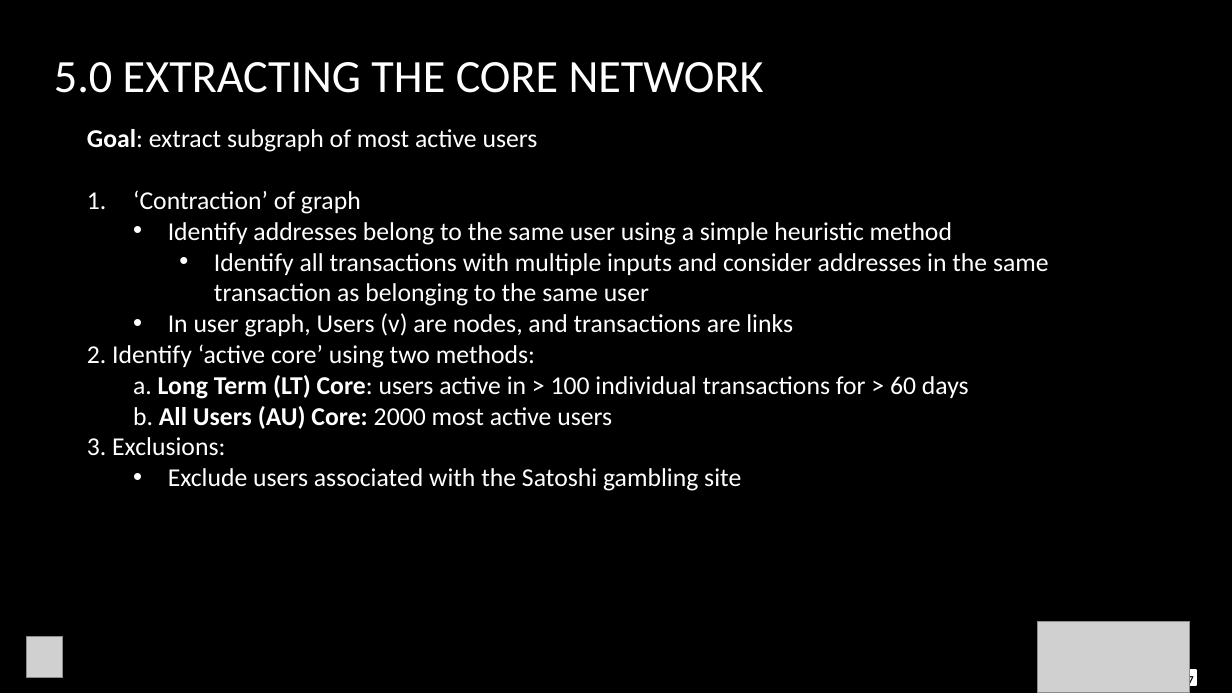
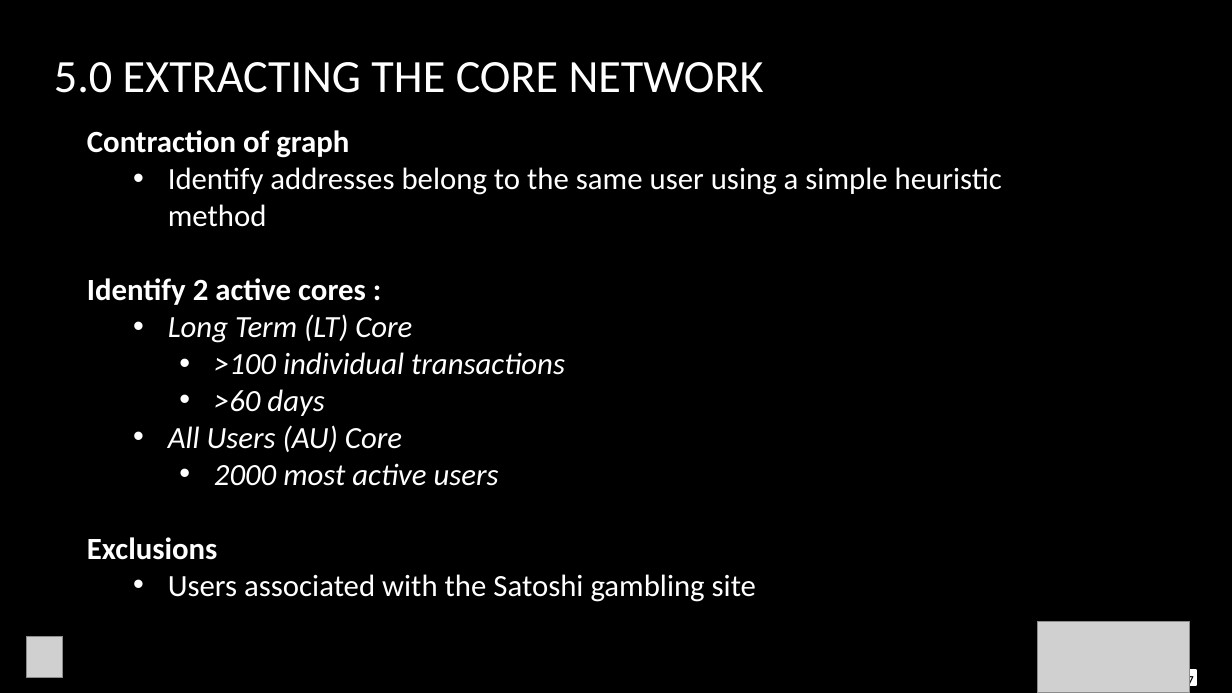
Before and after one commit to sanjifr3/data-analytics, a slide deck: slide 7 of project/ethereum/presentation/Paper Presentation.pptx. Drawn at 1232x693 pixels with LibreOffice and Linux fonts; fonts in the diff are those of the drawing; grey boxes stand for pictures; background and template pictures are left out. Boxes give left, top, right and bottom in pixels: in the first picture for what was removed or moved away, otherwise in the second. Text is boxed around its words. In the diff, an @@ line names an element or a change of style, - is before the commit and + after.

```diff
--- a/project/ethereum/presentation/Paper Presentation.pptx
+++ b/project/ethereum/presentation/Paper Presentation.pptx
@@ text at (x1=87, y1=130, x2=349, y2=158): text changed; size 20 to 24 pt; bold on @@
-Goal: extract subgraph of most active users
-1. ‘Contraction’ of graph
+Contraction of graph
@@ text at (x1=168, y1=167, x2=1002, y2=227): size 20 to 24 pt in "Identify addresses belong to the same user ..." @@
@@ text at (x1=87, y1=278, x2=756, y2=602): text changed; size 20 to 24 pt; italic on @@
-    • Identify all transactions with multiple inputs and consider addresses in the same transaction as belonging to the same user
-  • In user graph, Users (v) are nodes, and transactions are links
-2. Identify ‘active core’ using two methods:
-a. Long Term (LT) Core: users active in > 100 individual transactions for > 60 days
-b. All Users (AU) Core: 2000 most active users
-3. Exclusions:
-  • Exclude users associated with the Satoshi gambling site
+Identify 2 active cores :
+  • Long Term (LT) Core
+    • >100 individual transactions
+    • >60 days
+  • All Users (AU) Core
+    • 2000 most active users
+Exclusions
+  • Users associated with the Satoshi gambling site
```
Also in this commit, not shown: 8 other slides changed, 1 slide added, 11 slides removed, 3 other files.
